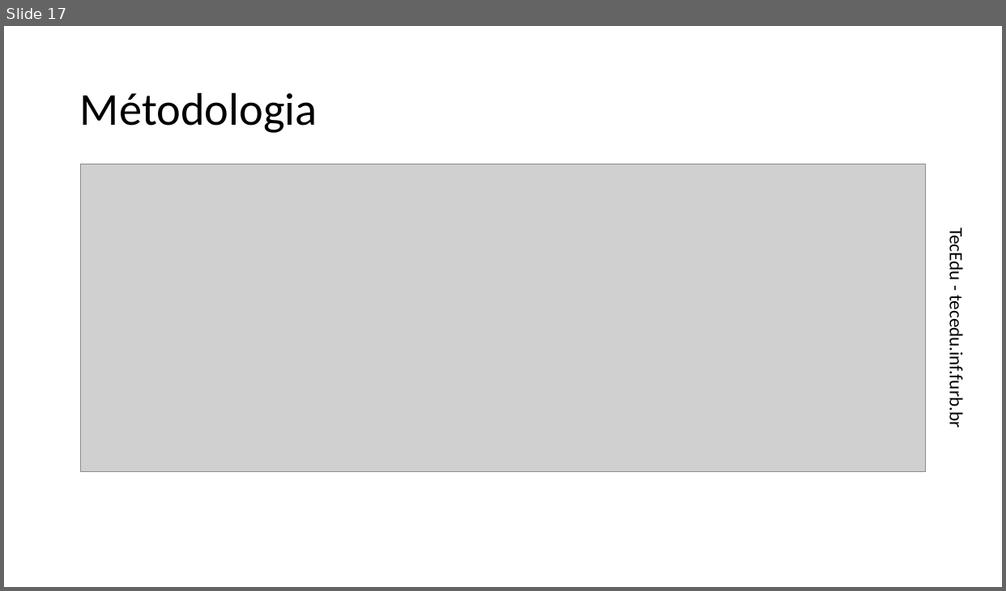
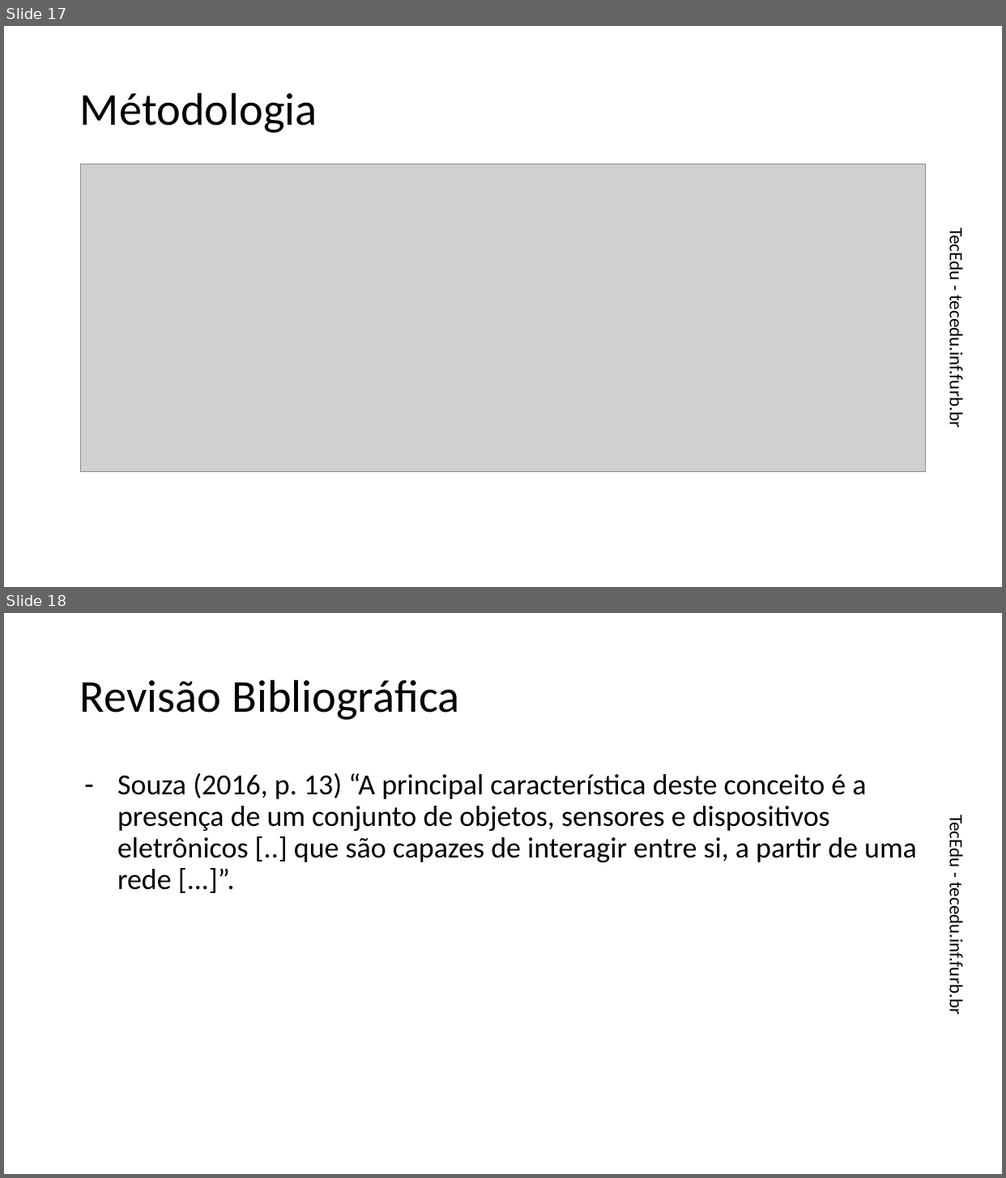
Before and after one commit to dalton-reis/tcc_bcc_2018_2_sgreuel_SilvioGreuel, a slide deck: pre-projeto/slides.pptx. Shown one above the other, each under a label of ours: slide 17 before the commit, slides 17 and 18 after it. The pictures are 1006x591 and 1006x1178 pixels, drawn with LibreOffice and Linux fonts; fonts in the diff are those of the drawing; grey boxes stand for pictures. Boxes give left, top, right and bottom in pixels: in the first picture for what was removed or moved away, otherwise in the second. Text is boxed around its words. In the diff, an @@ line names an element or a change of style, - is before the commit and + after.

```diff
--- a/pre-projeto/slides.pptx
+++ b/pre-projeto/slides.pptx
@@ slide 18 added at [4,613,1002,1174], background #FFFFFF; not listed: 1 template element that a slide beside it also shows @@
@@ title added at [80,679,459,720], 44 pt, text #000000 @@
+Revisão Bibliográfica
@@ text added at [117,773,917,890], 28 pt, text #000000 @@
+– Souza (2016, p. 13) “A principal característica deste conceito é a presença de um conjunto de objetos, sensores e dispositivos eletrônicos [..] que são capazes de interagir entre si, a partir de uma rede [...]”.
```
Also in this commit, not shown: 3 slides changed, 2 other slides added, 1 slide removed, 1 other file.
